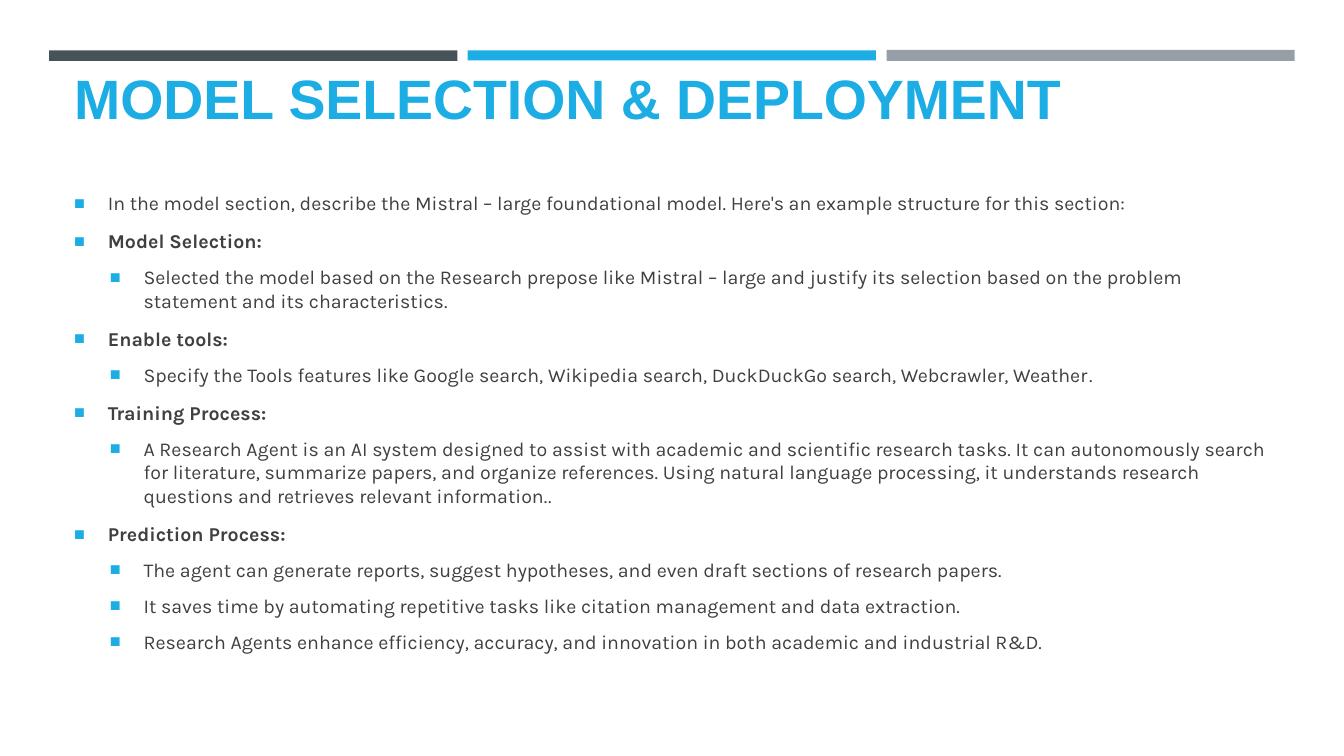
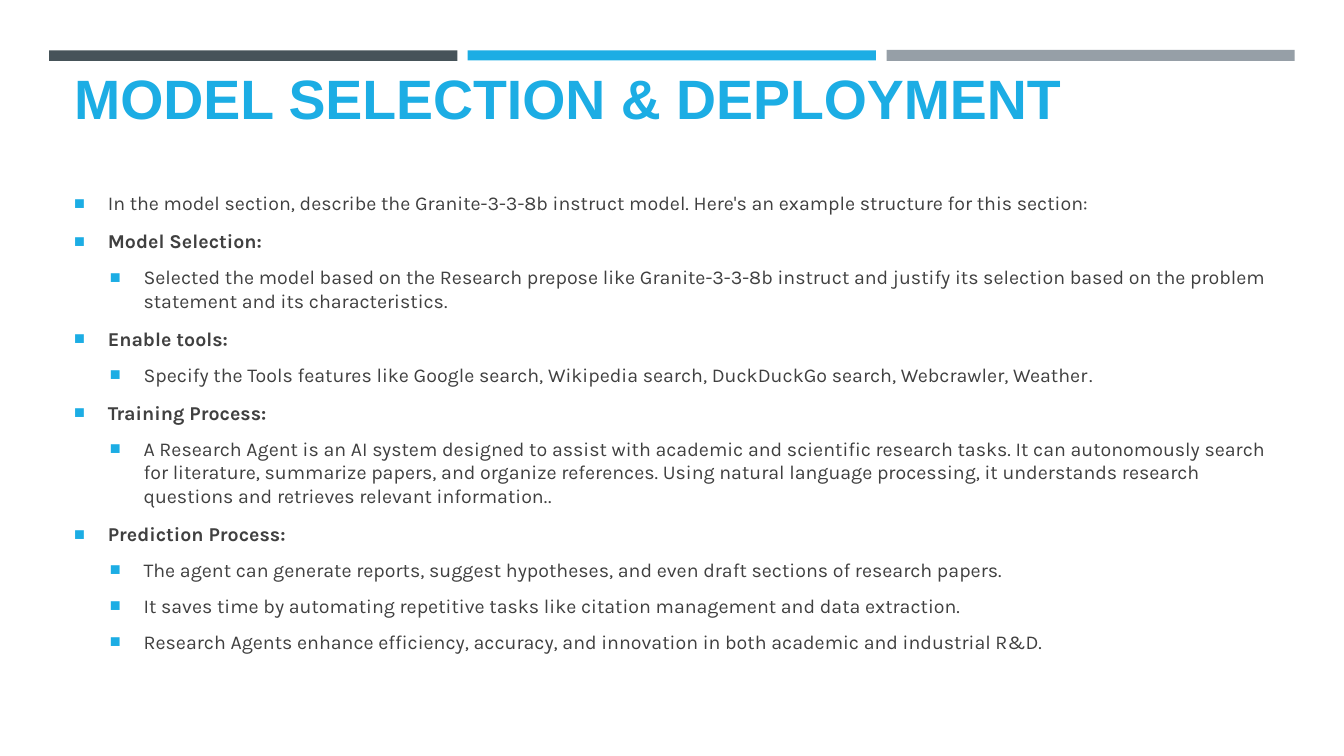
Before and after one commit to TAMILSELVAN-2108/Research_AI_Agent-, a slide deck: slide 6 of IBM Research agent project.pptx. Drawn at 1344x756 pixels with LibreOffice and Linux fonts; fonts in the diff are those of the drawing; background and template pictures are left out. Boxes give left, top, right and bottom in pixels: in the first picture for what was removed or moved away, otherwise in the second. Text is boxed around its words. In the diff, an @@ line names an element or a change of style, - is before the commit and + after.

```diff
--- a/IBM Research agent project.pptx
+++ b/IBM Research agent project.pptx
@@ text at box(108, 196, 1088, 215): text changed @@
-■ In the model section, describe the Mistral – large foundational model. Here's an example structure for this section:
+■ In the model section, describe the Granite-3-3-8b instruct model. Here's an example structure for this section:
@@ text at box(144, 270, 1265, 308): text changed @@
-  ■ Selected the model based on the Research prepose like Mistral – large and justify its selection based on the problem statement and its characteristics.
+  ■ Selected the model based on the Research prepose like Granite-3-3-8b instruct and justify its selection based on the problem statement and its characteristics.
```
Also in this commit, not shown: 1 other slide changed.
